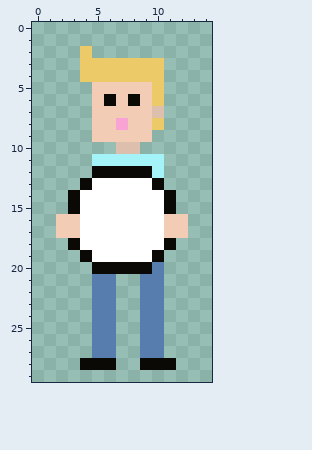
Two versions of one pixel-art sprite, light_reflector_120_240px.png. The picture above is the old version.
The file is 120x240 pixels, drawn in blocks of 8x8; one block is one cell here.
After the commit:
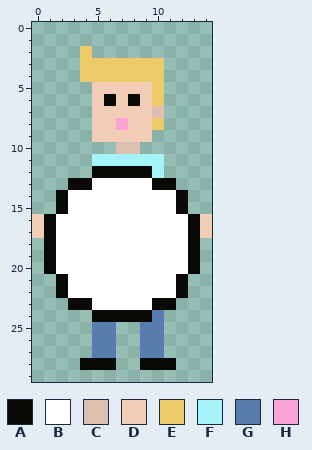
Palette (. is transparent): A #0a0906  B #ffffff  C #dcbfac  D #f2ccb4  E #ebca67  F #a4f3f9  G #577cae  H #f9a2d4
The commit says: modify light reflector to be more accurate size
Edits made:
Changed rows in their new state; - is an unchanged pixel.
first column x 0:
13 ---A-------A---
14 --AB-------BA--
15 --AB-------BA--
16 DABB-------BBAD
17 DABB-------BBAD
18 -ABB-------BBA-
19 -ABBB-----BBBA-
20 -ABBBBBBBBBBBA-
21 --ABBBBBBBBBA--
22 --ABBBBBBBBBA--
23 ---AABBBBBAA---
24 -----AAAAA-----
Pixel boxes of the changes (left, top, right, bottom) in both pictures:
changed: (32, 178, 212, 322)
